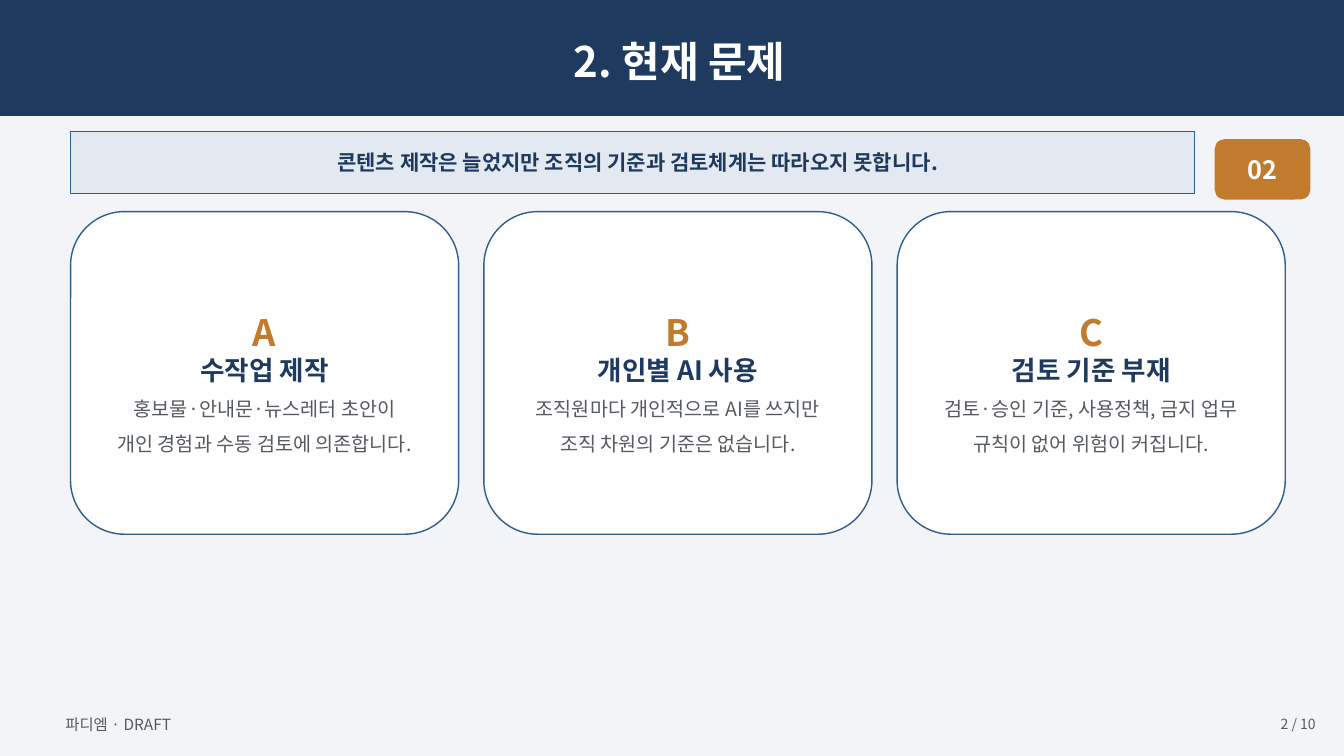
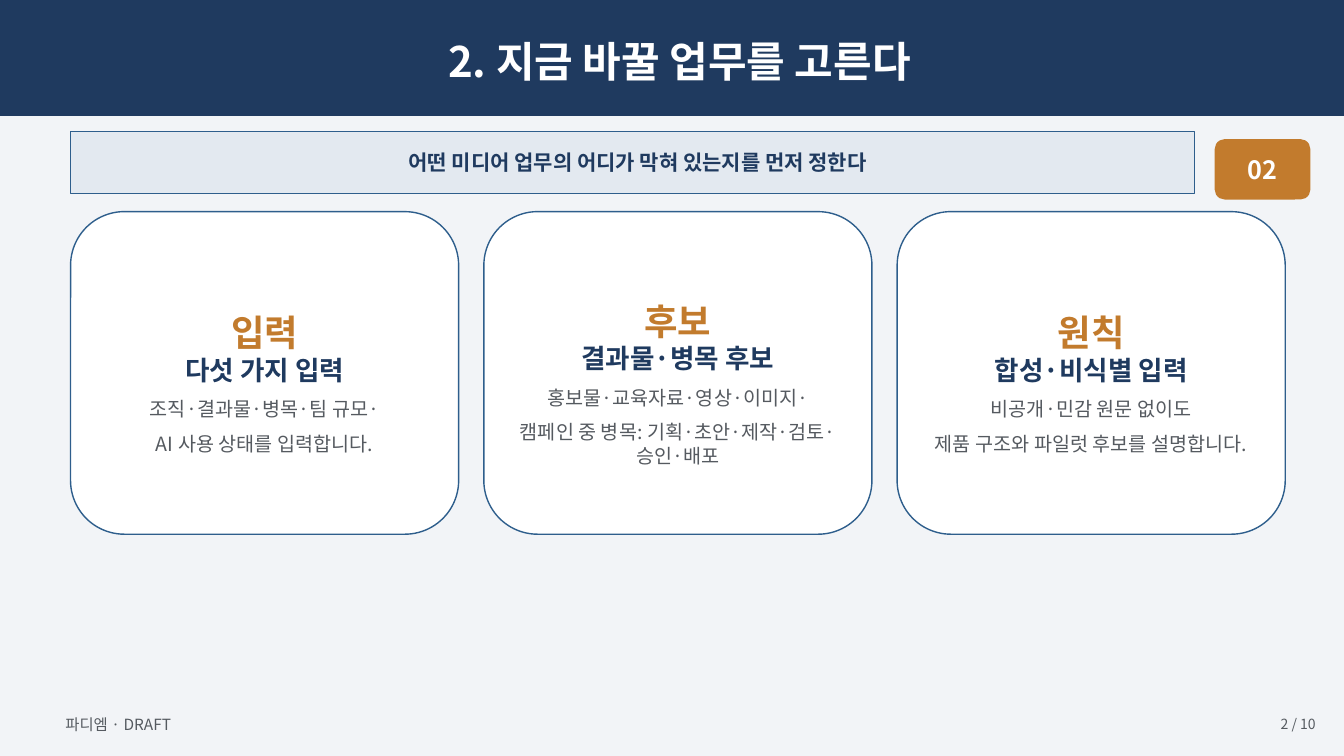
Before and after one commit to skerishKang/ai-revenue-lab, a slide deck: slide 2 of docs/commercial/business-35-ai-media-education-dx/customer-package/Business35_Master_Proposal_10p.pptx. Drawn at 1344x756 pixels with LibreOffice and Linux fonts; fonts in the diff are those of the drawing. Boxes give left, top, right and bottom in pixels: in the first picture for what was removed or moved away, otherwise in the second. Text is boxed around its words. In the diff, an @@ line names an element or a change of style, - is before the commit and + after.

```diff
--- a/docs/commercial/business-35-ai-media-education-dx/customer-package/Business35_Master_Proposal_10p.pptx
+++ b/docs/commercial/business-35-ai-media-education-dx/customer-package/Business35_Master_Proposal_10p.pptx
@@ text in rectangle at <box>448,41,911,81</box>: text changed @@
-2. 현재 문제
+2. 지금 바꿀 업무를 고른다
@@ text in rectangle at <box>408,152,867,172</box>: text changed @@
-콘텐츠 제작은 늘었지만 조직의 기준과 검토체계는 따라오지 못합니다.
+어떤 미디어 업무의 어디가 막혀 있는지를 먼저 정한다
@@ text in rounded rectangle at <box>150,315,379,453</box>: text changed @@
-A
-수작업 제작
-홍보물·안내문·뉴스레터 초안이
-개인 경험과 수동 검토에 의존합니다.
+입력
+다섯 가지 입력
+조직·결과물·병목·팀 규모·
+AI 사용 상태를 입력합니다.
@@ text in rounded rectangle at <box>520,304,836,465</box>: text changed @@
-B
-개인별 AI 사용
-조직원마다 개인적으로 AI를 쓰지만
-조직 차원의 기준은 없습니다.
+후보
+결과물·병목 후보
+홍보물·교육자료·영상·이미지·
+캠페인 중 병목: 기획·초안·제작·검토·승인·배포
@@ text in rounded rectangle at <box>935,315,1247,453</box>: text changed @@
-C
-검토 기준 부재
-검토·승인 기준, 사용정책, 금지 업무
-규칙이 없어 위험이 커집니다.
+원칙
+합성·비식별 입력
+비공개·민감 원문 없이도
+제품 구조와 파일럿 후보를 설명합니다.
```
Also in this commit, not shown: 8 other slides changed, 1 slide added, 1 slide removed, 34 other files.
